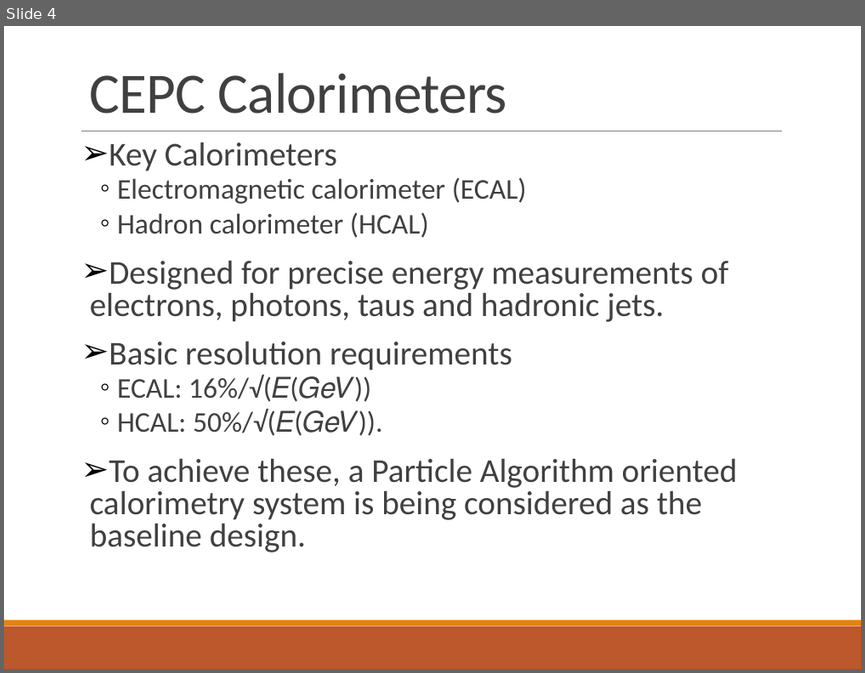
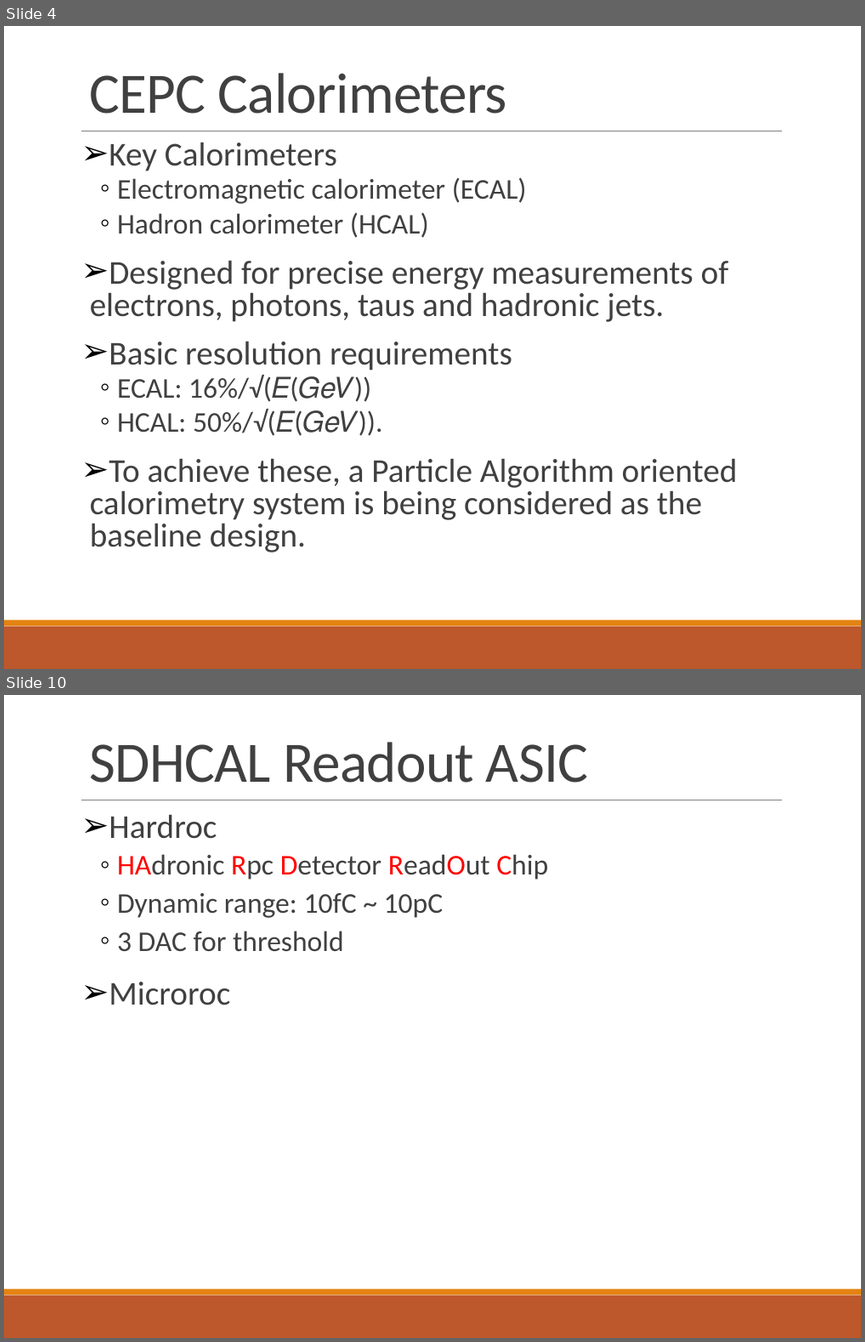
Before and after one commit to wyu0725/SDHCAL_DAQ, a slide deck: Slides/DHCAL_ReadOutElectronics.pptx. Shown one above the other, each under a label of ours: slide 4 before the commit, slides 4 and 10 after it; the slides between them are not shown. The pictures are 865x673 and 865x1342 pixels, drawn with LibreOffice and Linux fonts; fonts in the diff are those of the drawing. Boxes give left, top, right and bottom in pixels: in the first picture for what was removed or moved away, otherwise in the second. Text is boxed around its words. In the diff, an @@ line names an element or a change of style, - is before the commit and + after.

```diff
--- a/Slides/DHCAL_ReadOutElectronics.pptx
+++ b/Slides/DHCAL_ReadOutElectronics.pptx
@@ slide 10 added at [4, 695, 861, 1338], background #FFFFFF; not listed: 3 template elements that a slide beside it also shows @@
@@ title added at [90, 742, 588, 783], 48 pt, text #404040 @@
+SDHCAL Readout ASIC
@@ text added at [109, 814, 548, 1005], 24 pt, text #404040 @@
+➢ Hardroc
+  ◦ HAdronic Rpc Detector ReadOut Chip
+  ◦ Dynamic range: 10fC ~ 10pC
+  ◦ 3 DAC for threshold
+➢ Microroc
```
Also in this commit, not shown: 3 slides changed, 5 other slides added.
